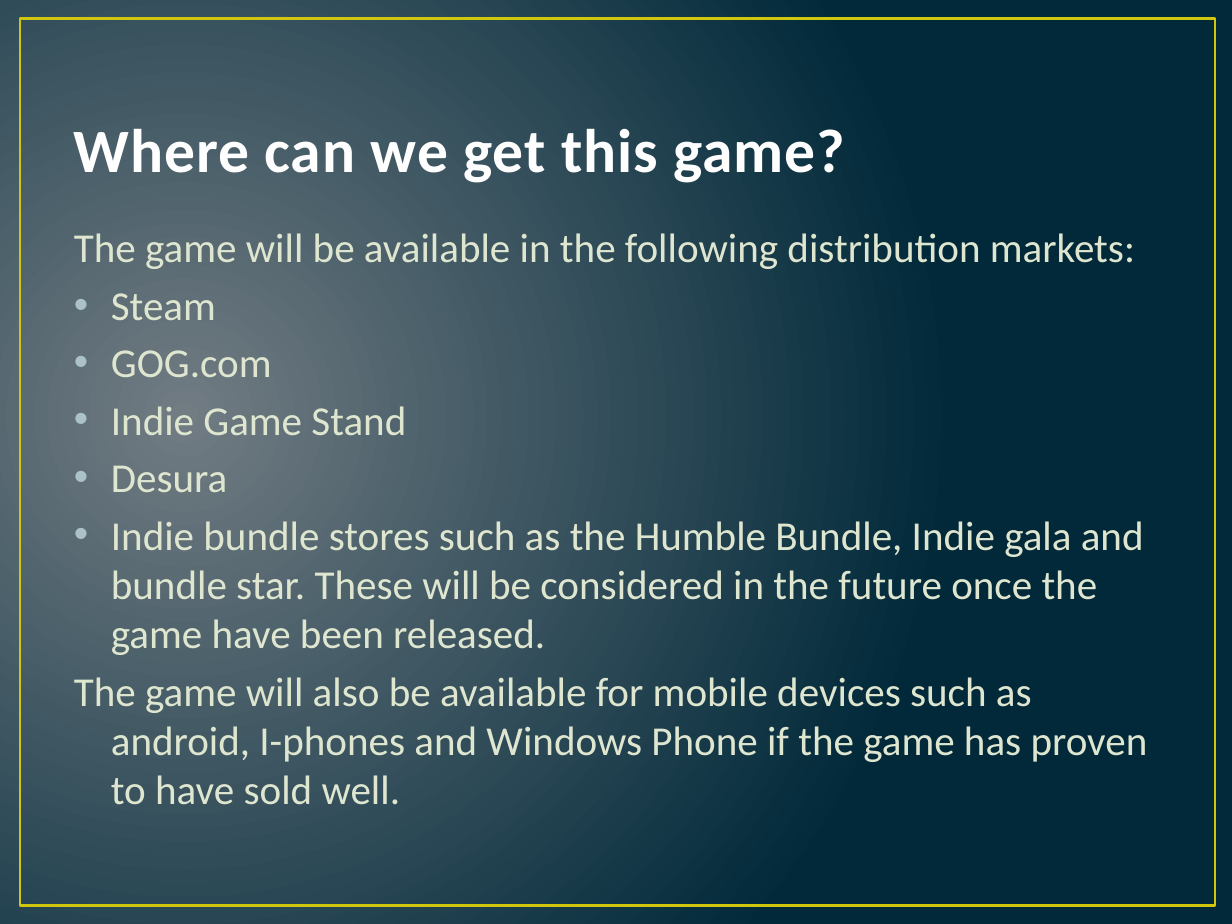
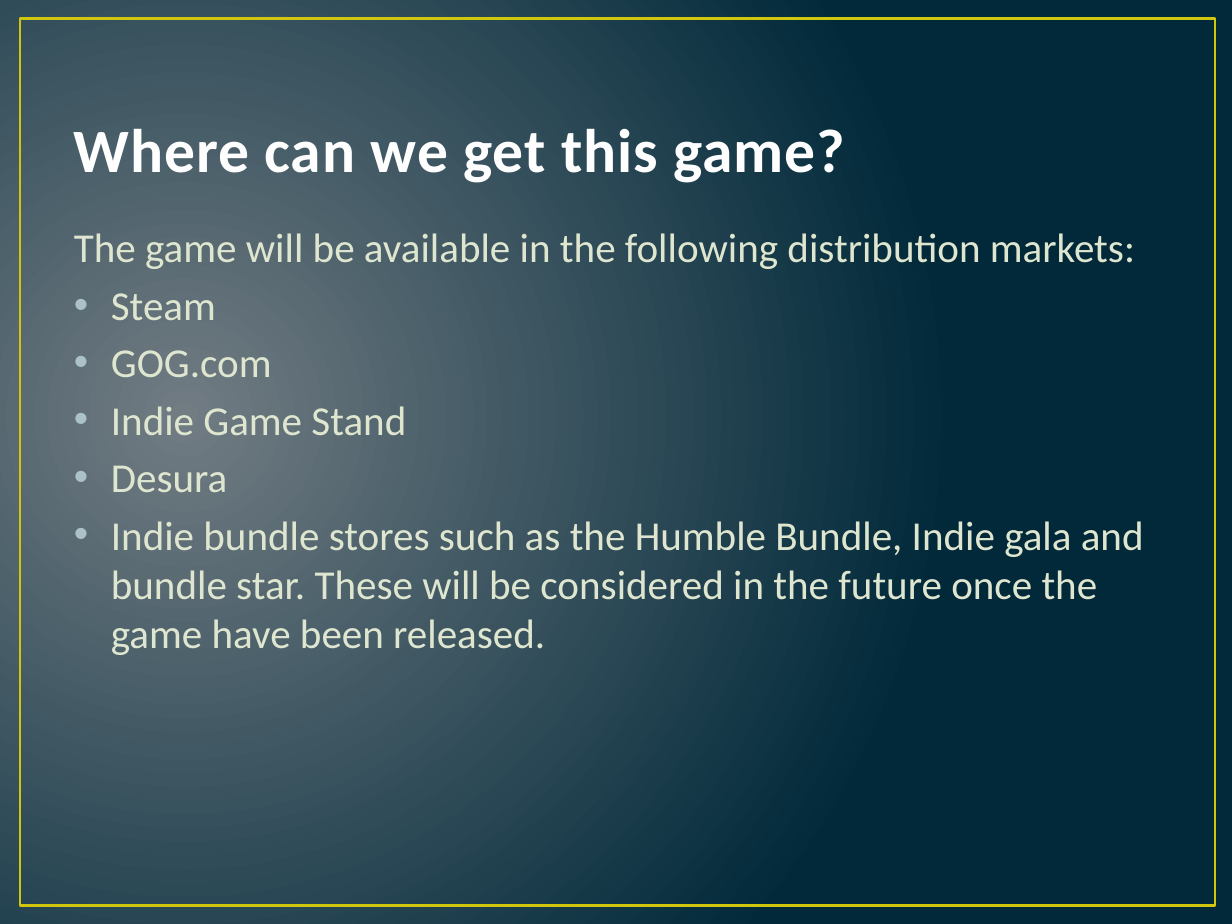
Before and after one commit to Acularius/Pixel-Brother, a slide deck: slide 5 of Assignment/Marketing Presentation/Marketing Presentation Final.pptx. Drawn at 1232x924 pixels with LibreOffice and Linux fonts; fonts in the diff are those of the drawing. Boxes give left, top, right and bottom in pixels: in the first picture for what was removed or moved away, otherwise in the second. Text is boxed around its words. In the diff, an @@ line names an element or a change of style, - is before the commit and + after.

```diff
--- a/Assignment/Marketing Presentation/Marketing Presentation Final.pptx
+++ b/Assignment/Marketing Presentation/Marketing Presentation Final.pptx
@@ text at bbox=[74, 677, 1148, 805]: paragraph removed @@
-The game will also be available for mobile devices such as android, I-phones and Windows Phone if the game has proven to have sold well.
```
Also in this commit, not shown: 1 other slide changed, 1 slide removed.
